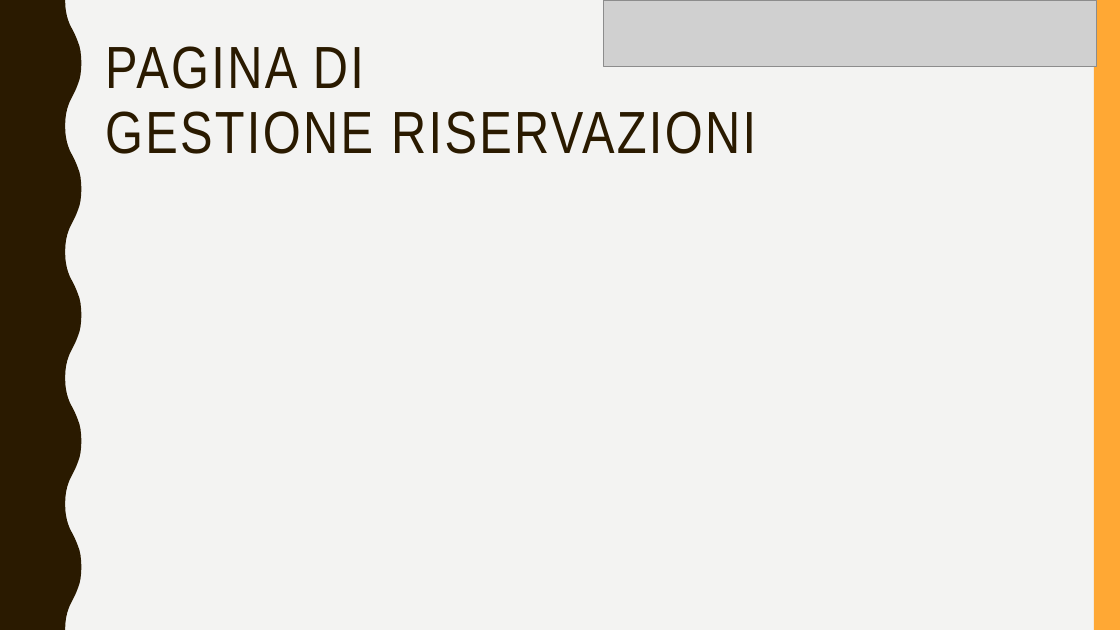
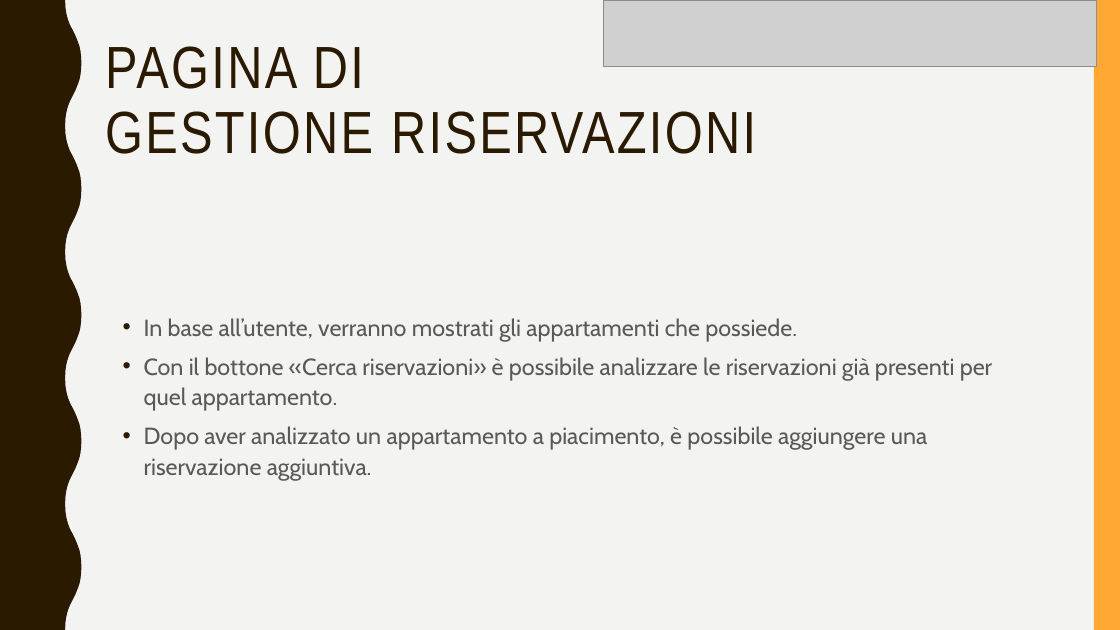
Before and after one commit to Dominelli/GestioneAppartamenti, a slide deck: slide 16 of Documentazione/Gestione appartamenti.pptx. Drawn at 1120x630 pixels with LibreOffice and Linux fonts; fonts in the diff are those of the drawing; grey boxes stand for pictures. Boxes give left, top, right and bottom in pixels: in the first picture for what was removed or moved away, otherwise in the second. Text is boxed around its words. In the diff, an @@ line names an element or a change of style, - is before the commit and + after.

```diff
--- a/Documentazione/Gestione appartamenti.pptx
+++ b/Documentazione/Gestione appartamenti.pptx
@@ text added at [144, 318, 992, 481], 20 pt, text #595959 @@
+• In base all’utente, verranno mostrati gli appartamenti che possiede.
+• Con il bottone «Cerca riservazioni» è possibile analizzare le riservazioni già presenti per quel appartamento.
+• Dopo aver analizzato un appartamento a piacimento, è possibile aggiungere una riservazione aggiuntiva.
```
Also in this commit, not shown: 3 other slides changed, 2 slides added.
